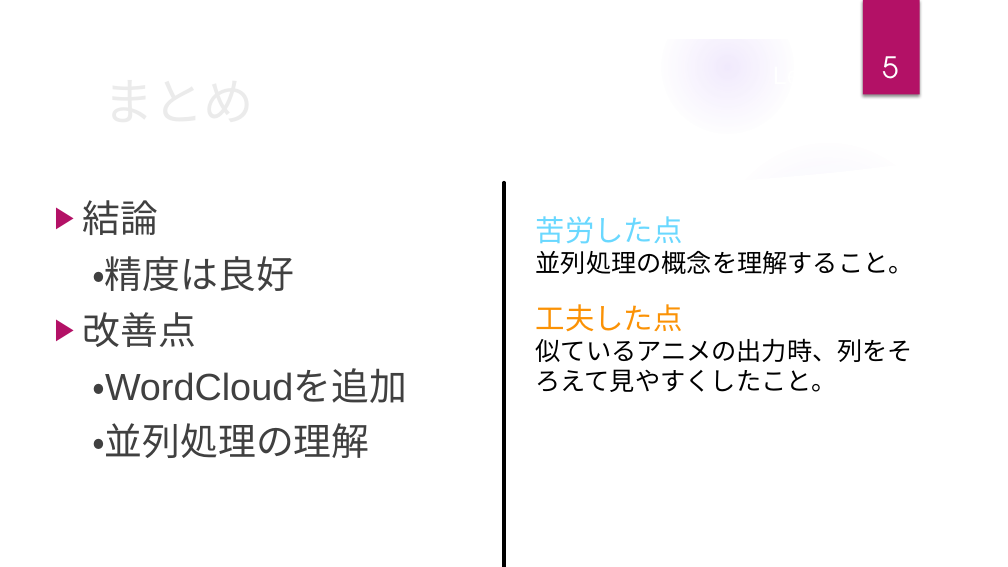
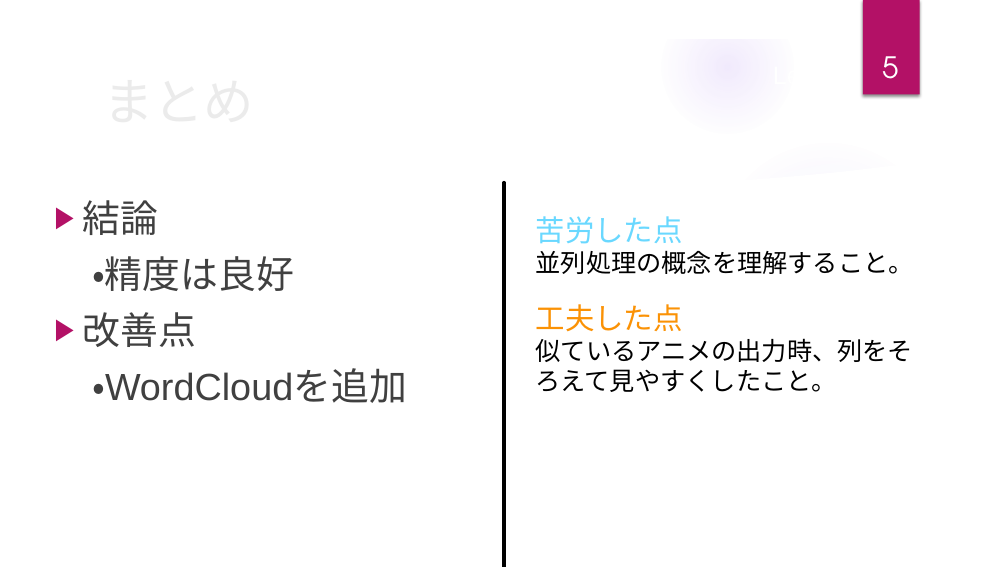
Before and after one commit to makusu-toshiaki/Butz, a slide deck: slide 5 of 発表資料/自由課題_No.220_加藤稔朗.pptx. Drawn at 1008x567 pixels with LibreOffice and Linux fonts; fonts in the diff are those of the drawing; background and template pictures are left out. Boxes give left, top, right and bottom in pixels: in the first picture for what was removed or moved away, otherwise in the second. Text is boxed around its words. In the diff, an @@ line names an element or a change of style, - is before the commit and + after.

```diff
--- a/発表資料/自由課題_No.220_加藤稔朗.pptx
+++ b/発表資料/自由課題_No.220_加藤稔朗.pptx
@@ text at (x1=92, y1=423, x2=369, y2=458): paragraph removed @@
-・並列処理の理解
```
Also in this commit, not shown: 1 other slide changed, 5 other files.
